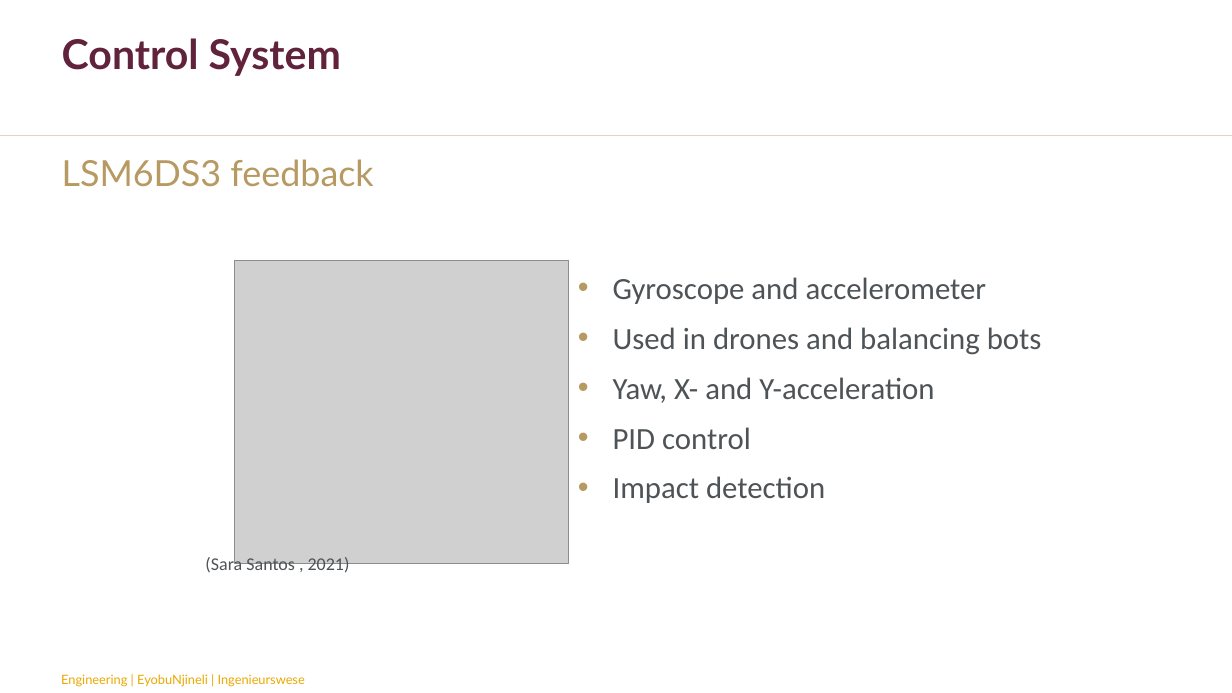
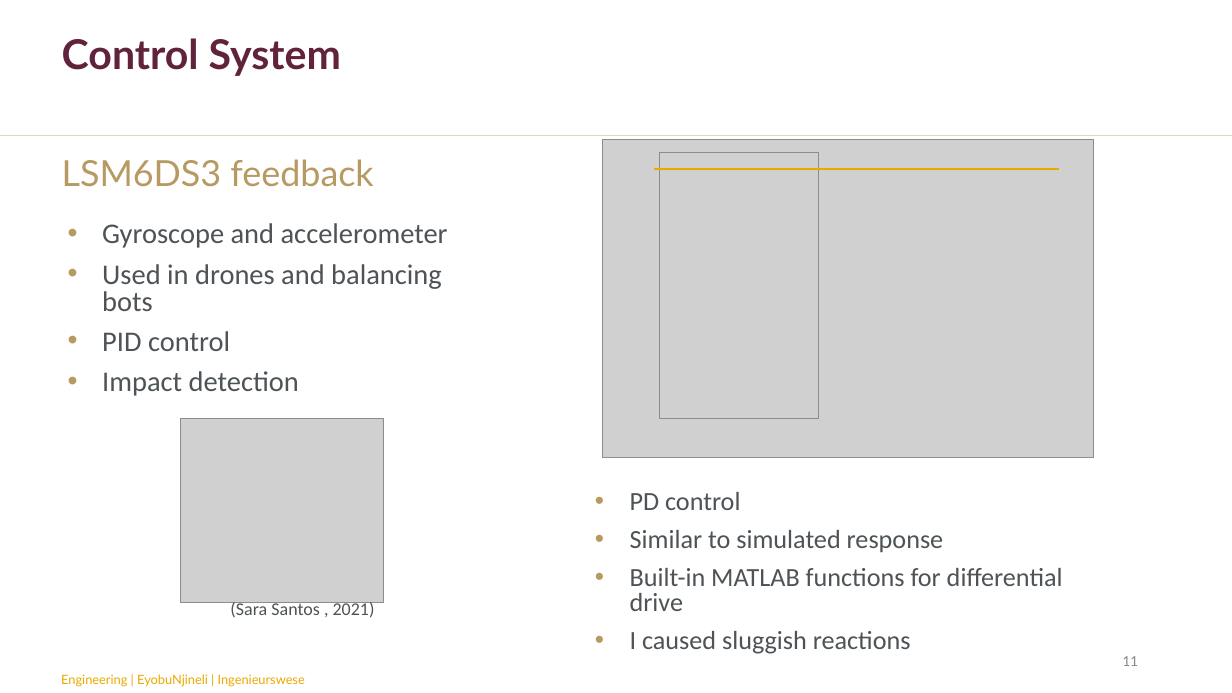
Before and after one commit to chanelleblan/SumobotSkripsie, a slide deck: slide 11 of Presentations/Final_present.pptx (slide 12 before the commit). Drawn at 1232x693 pixels with LibreOffice and Linux fonts; fonts in the diff are those of the drawing; grey boxes stand for pictures; background and template pictures are left out. Boxes give left, top, right and bottom in pixels: in the first picture for what was removed or moved away, otherwise in the second. Text is boxed around its words. In the diff, an @@ line names an element or a change of style, - is before the commit and + after.

```diff
--- a/Presentations/Final_present.pptx
+++ b/Presentations/Final_present.pptx
@@ picture added at <box>603,140,1093,458</box> @@
@@ line added from (654, 169) to (1059, 169), #EBA900 1.5 pt @@
@@ picture added at <box>659,152,819,419</box> @@
@@ text "Gyroscope and accelerometer": place and size @@
-text "Gyroscope and accelerometer" at <box>613,277,1042,503</box>
+text "Gyroscope and accelerometer" at <box>102,223,448,396</box>
@@ text "Gyroscope and accelerometer" at <box>102,223,448,396</box>: size 24 to 22.2 pt; line spacing 1 to 0.8 @@
@@ text at <box>613,377,934,403</box>: paragraph removed @@
-• Yaw, X- and Y-acceleration
@@ picture: place and size @@
-picture at <box>235,261,569,564</box>
+picture at <box>181,419,384,603</box>
@@ text added at <box>630,492,1063,654</box>, 20.4 pt, text #4D5356 @@
+• PD control
+• Similar to simulated response
+• Built-in MATLAB functions for differential drive
+• I caused sluggish reactions
@@ text "(Sara Santos , 2021)": place and size @@
-text "(Sara Santos , 2021)" at <box>205,555,350,575</box>
+text "(Sara Santos , 2021)" at <box>230,601,375,618</box>
@@ page number added at <box>1122,656,1138,666</box>, 12 pt, text #878A8B @@
+11
```
Also in this commit, not shown: 14 other slides changed, 8 slides added, 6 slides removed.
